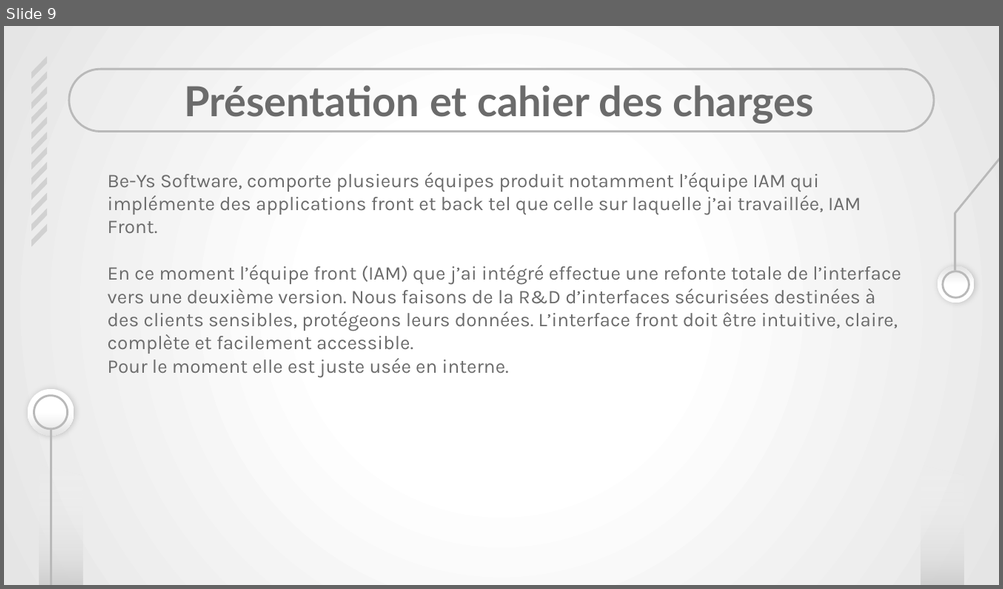
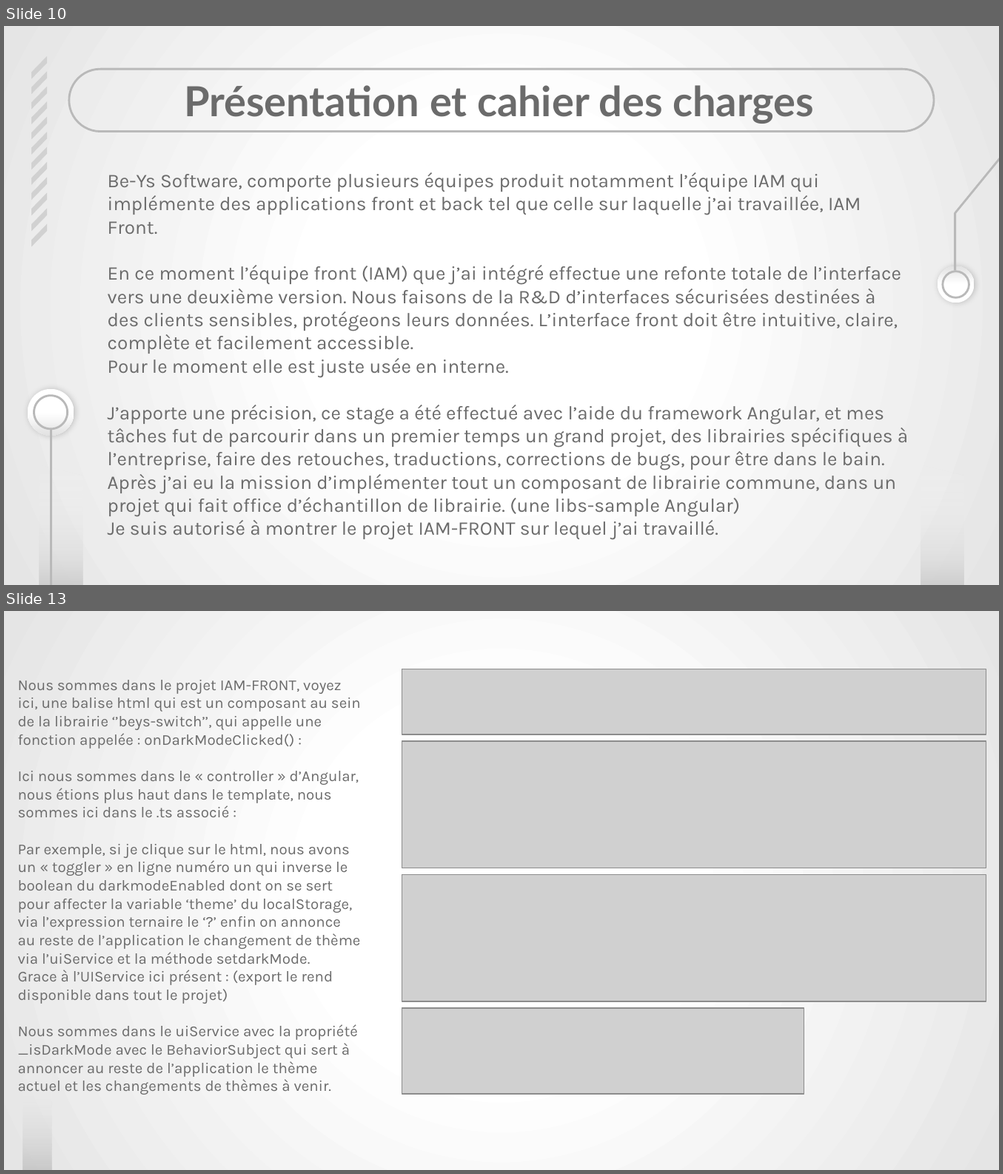
Before and after one commit to Ninewashburn/Business_case-Symfony-eShop-, a slide deck: capture_texte/fiche en cours de remplissage/Présentation soutenance Meynadier Renaud.pptx. Shown one above the other, each under a label of ours: slide 9 before the commit, slides 10 and 13 after it; the slides between them are not shown. The pictures are 1003x589 and 1003x1174 pixels, drawn with LibreOffice and Linux fonts; fonts in the diff are those of the drawing; grey boxes stand for pictures. Boxes give left, top, right and bottom in pixels: in the first picture for what was removed or moved away, otherwise in the second. Text is boxed around its words. In the diff, an @@ line names an element or a change of style, - is before the commit and + after.

```diff
--- a/capture_texte/fiche en cours de remplissage/Présentation soutenance Meynadier Renaud.pptx
+++ b/capture_texte/fiche en cours de remplissage/Présentation soutenance Meynadier Renaud.pptx
@@ slide 13 added at (4,611,999,1170), background gradient #FFFFFF to #E5E5E5 @@
@@ picture added at (402,669,986,735) @@
@@ text added at (18,680,361,1095), 11 pt, text #6B6B6B @@
+Nous sommes dans le projet IAM-FRONT, voyez ici, une balise html qui est un composant au sein de la librairie ‘’beys-switch’’, qui appelle une fonction appelée : onDarkModeClicked() :
+Ici nous sommes dans le « controller » d’Angular, nous étions plus haut dans le template, nous sommes ici dans le .ts associé :
+Par exemple, si je clique sur le html, nous avons un « toggler » en ligne numéro un qui inverse le boolean du darkmodeEnabled dont on se sert pour affecter la variable ‘theme’ du localStorage, via l’expression ternaire le ‘?’ enfin on annonce au reste de l’application le changement de thème via l’uiService et la méthode setdarkMode.
+Grace à l’UIService ici présent : (export le rend disponible dans tout le projet)
+Nous sommes dans le uiService avec la propriété _isDarkMode avec le BehaviorSubject qui sert à annoncer au reste de l’application le thème actuel et les changements de thèmes à venir.
@@ picture added at (402,741,986,868) @@
@@ picture added at (402,874,986,1001) @@
@@ picture added at (402,1009,804,1094) @@
@@ freeform shape added at (23,1024,52,1170), fill gradient #B9B9B9 to #FFFFFF @@
@@ what was slide 9 is now slide 10 @@
@@ slide 10 changed as well @@
@@ text at (108,405,908,540): paragraphs added @@
+J’apporte une précision, ce stage a été effectué avec l’aide du framework Angular, et mes tâches fut de parcourir dans un premier temps un grand projet, des librairies spécifiques à l’entreprise, faire des retouches, traductions, corrections de bugs, pour être dans le bain.
+Après j’ai eu la mission d’implémenter tout un composant de librairie commune, dans un projet qui fait office d’échantillon de librairie. (une libs-sample Angular)
+Je suis autorisé à montrer le projet IAM-FRONT sur lequel j’ai travaillé.
```
Also in this commit, not shown: 23 other slides changed, 8 other slides added, 1 slide removed, 1 other file.
